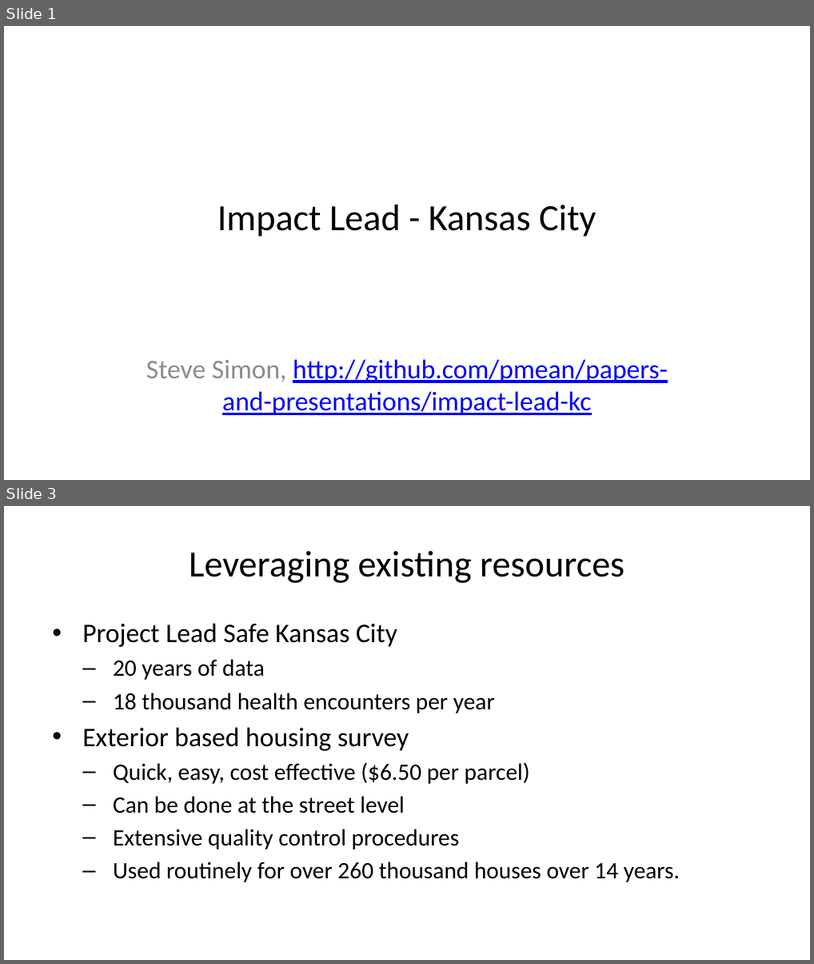
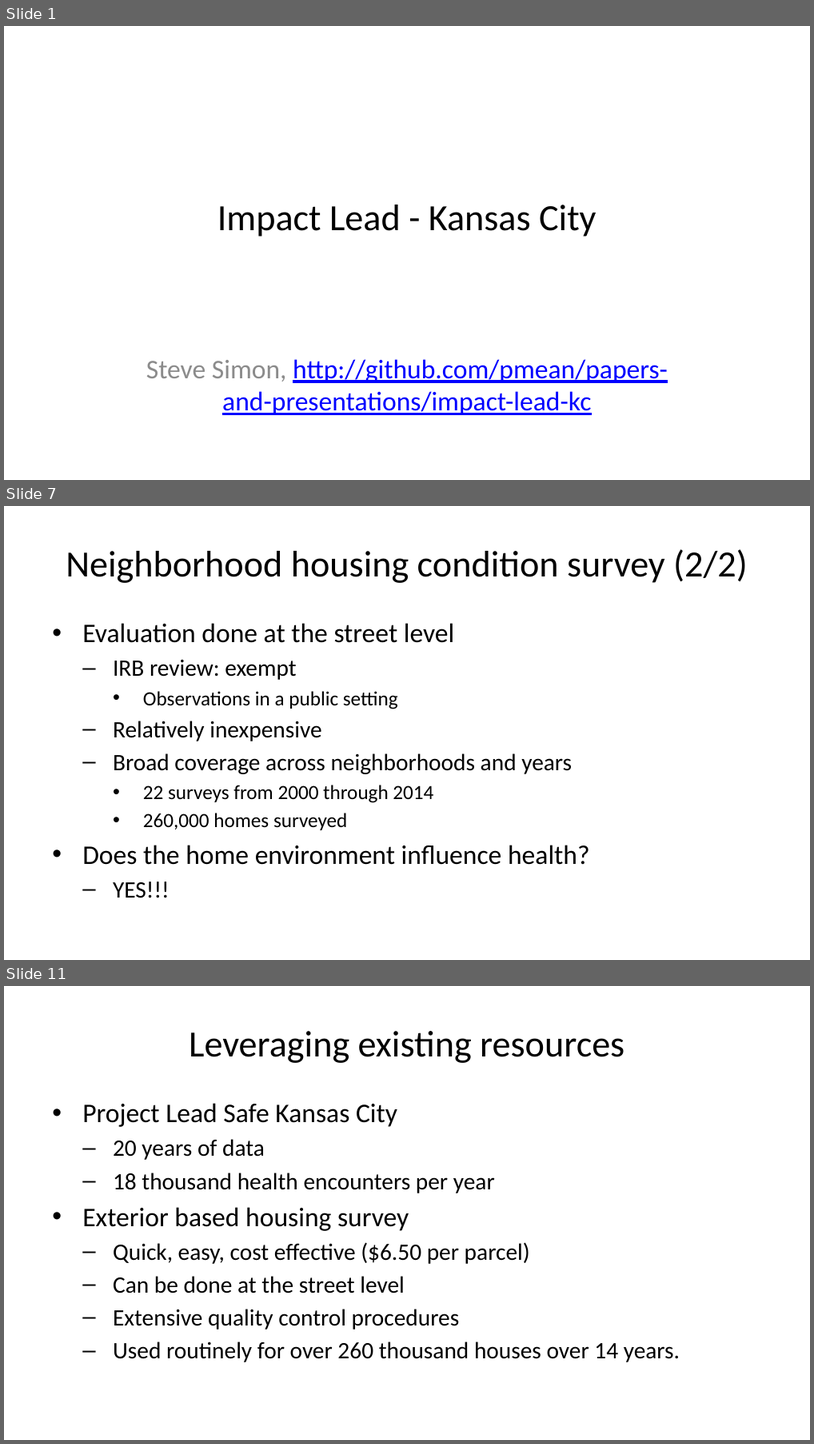
Before and after one commit to pmean/papers-and-presentations, a slide deck: kc-lead-impact/results/dbhi-presentation.pptx. Shown one above the other, each under a label of ours: slides 1 and 3 before the commit, slides 1, 7 and 11 after it; the slides between them are not shown. The pictures are 814x964 and 814x1444 pixels, drawn with LibreOffice and Linux fonts; fonts in the diff are those of the drawing. Boxes give left, top, right and bottom in pixels: in the first picture for what was removed or moved away, otherwise in the second. Text is boxed around its words. In the diff, an @@ line names an element or a change of style, - is before the commit and + after.

```diff
--- a/kc-lead-impact/results/dbhi-presentation.pptx
+++ b/kc-lead-impact/results/dbhi-presentation.pptx
@@ slide 7 added at bbox=[4, 506, 810, 960], background #FFFFFF @@
@@ title added at bbox=[66, 549, 748, 583], 33 pt, text #000000 @@
+Neighborhood housing condition survey (2/2)
@@ text added at bbox=[82, 623, 590, 898], 21 pt, text #000000 @@
+• Evaluation done at the street level
+  – IRB review: exempt
+    • Observations in a public setting
+  – Relatively inexpensive
+  – Broad coverage across neighborhoods and years
+    • 22 surveys from 2000 through 2014
+    • 260,000 homes surveyed
+• Does the home environment influence health?
+  – YES!!!
@@ what was slide 3 is now slide 11 @@
```
Also in this commit, not shown: 8 other slides added, 1 slide removed, 2 other files.
